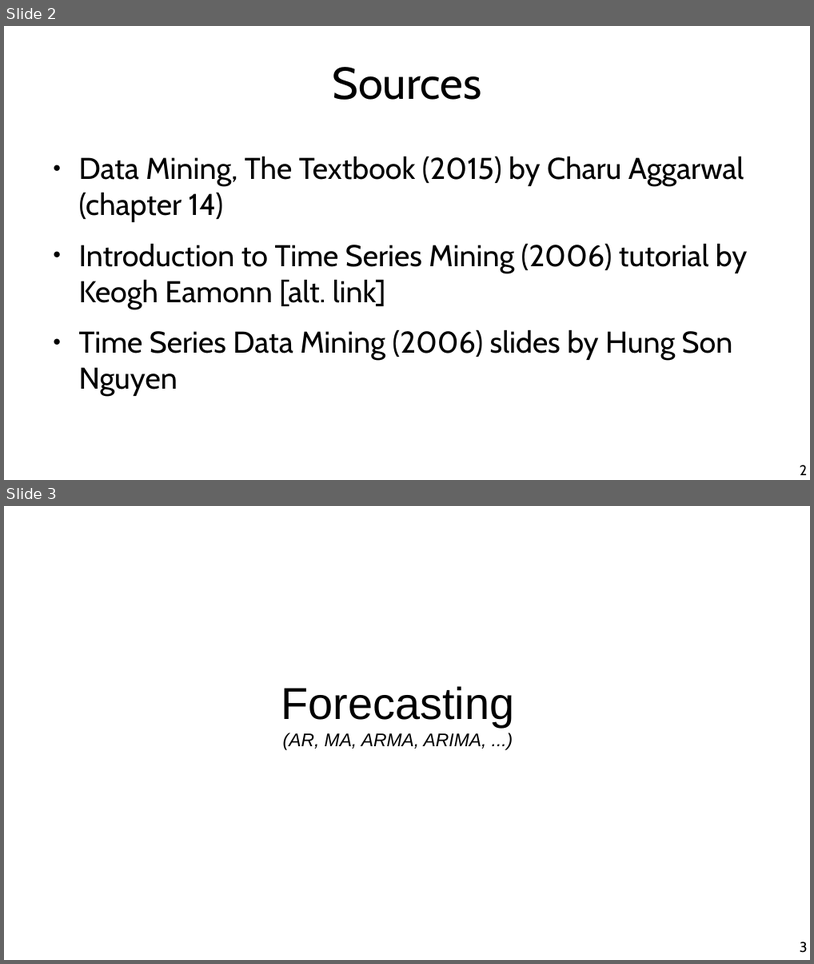
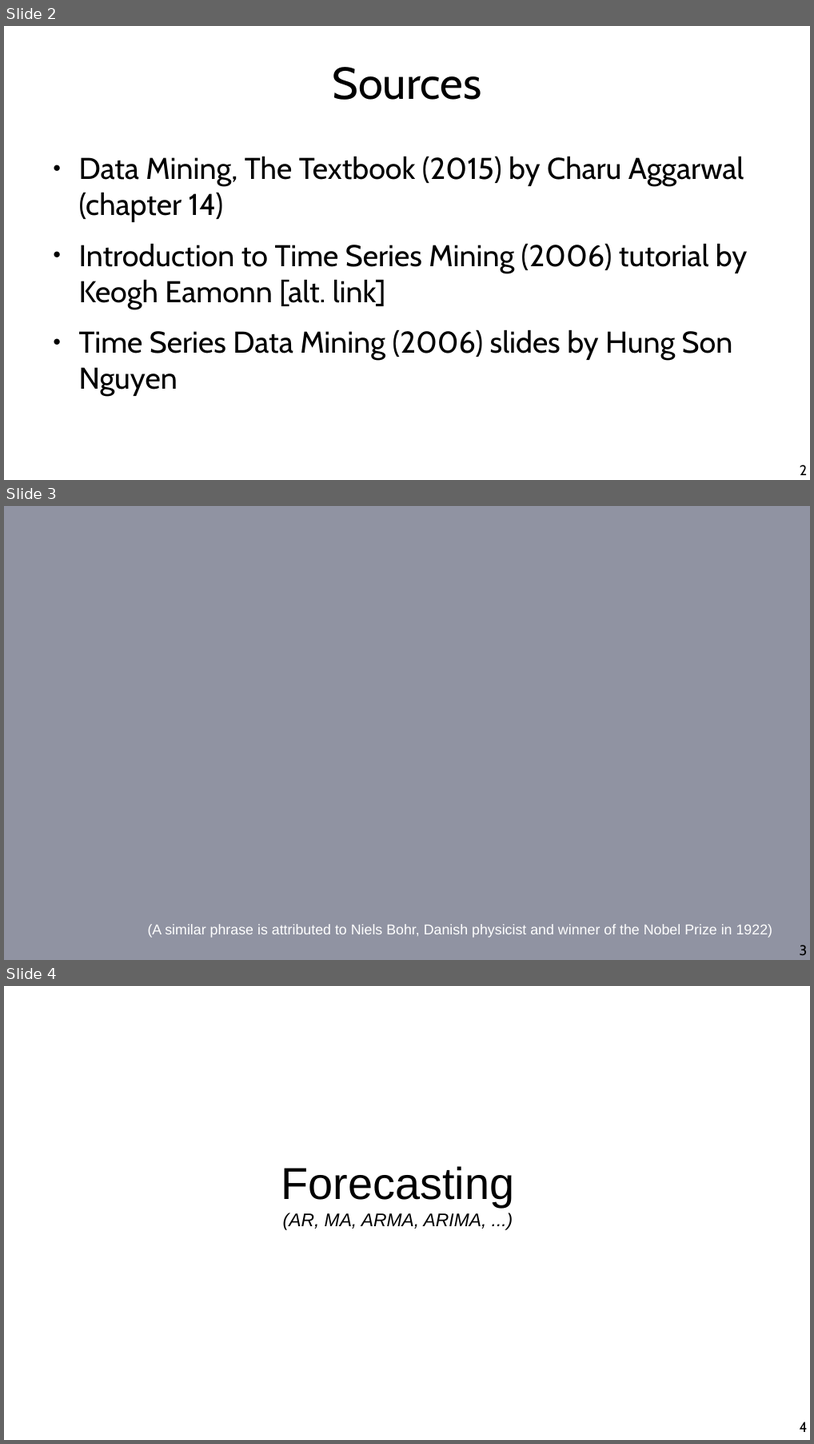
Before and after one commit to marco-calautti/data-mining-course, a slide deck: theory/odp/tt29_forecasting.odp. Shown one above the other, each under a label of ours: slides 2 and 3 before the commit, slides 2, 3 and 4 after it. The pictures are 814x964 and 814x1444 pixels, drawn with LibreOffice and Linux fonts; fonts in the diff are those of the drawing; background and template pictures are left out. Boxes give left, top, right and bottom in pixels: in the first picture for what was removed or moved away, otherwise in the second. Text is boxed around its words. In the diff, an @@ line names an element or a change of style, - is before the commit and + after.

```diff
--- a/theory/odp/tt29_forecasting.odp
+++ b/theory/odp/tt29_forecasting.odp
@@ slide 3 added at (x1=4, y1=506, x2=810, y2=960), background picture (left out) @@
@@ text added at (x1=148, y1=924, x2=774, y2=937), 14 pt, text #FFFFFF @@
+(A similar phrase is attributed to Niels Bohr, Danish physicist and winner of the Nobel Prize in 1922)
@@ page number added at (x1=800, y1=944, x2=808, y2=955), 14 pt, text #000000 @@
+3
@@ what was slide 3 is now slide 4 @@
@@ page number at (x1=800, y1=1421, x2=808, y2=1432): text changed @@
-3
+4
```
Also in this commit, not shown: 5 slides changed, 3 other files.
